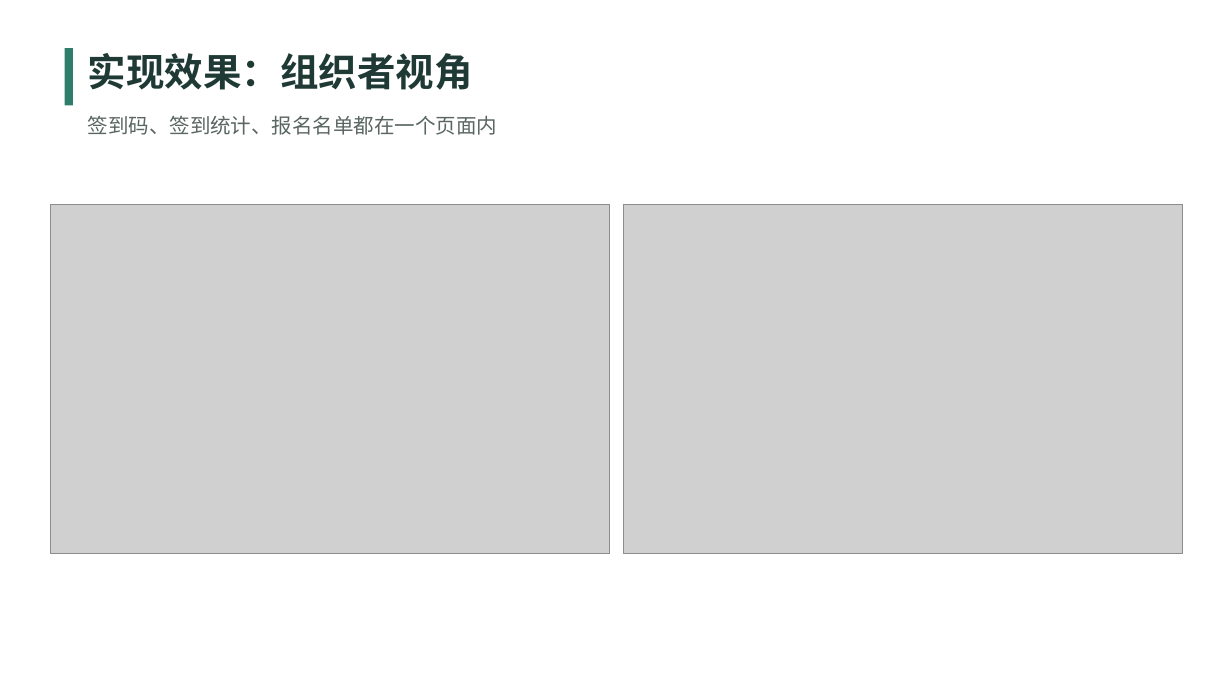
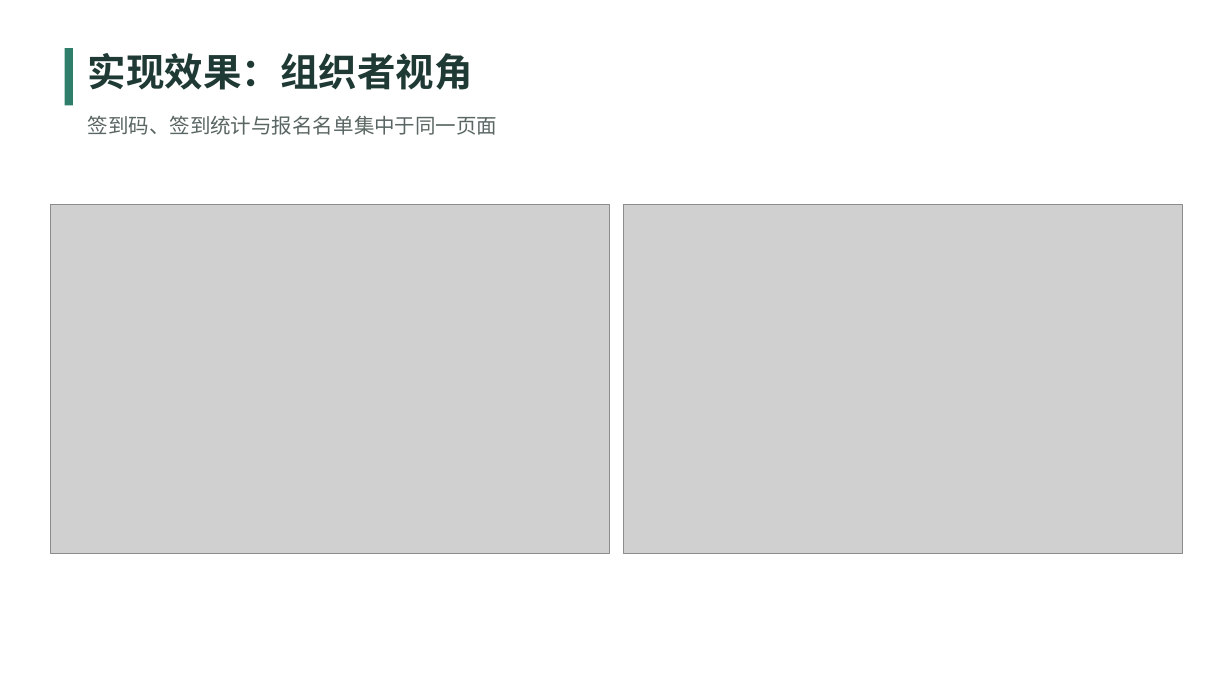
Before and after one commit to tkRRRRRR/Campus-Event-Management-System, a slide deck: slide 12 of doc/答辩PPT.pptx. Drawn at 1232x693 pixels with LibreOffice and Linux fonts; fonts in the diff are those of the drawing; grey boxes stand for pictures. Boxes give left, top, right and bottom in pixels: in the first picture for what was removed or moved away, otherwise in the second. Text is boxed around its words. In the diff, an @@ line names an element or a change of style, - is before the commit and + after.

```diff
--- a/doc/答辩PPT.pptx
+++ b/doc/答辩PPT.pptx
@@ text at (88, 116, 498, 135): text changed @@
-签到码、签到统计、报名名单都在一个页面内
+签到码、签到统计与报名名单集中于同一页面
```
Also in this commit, not shown: 10 other slides changed, 27 other files.
